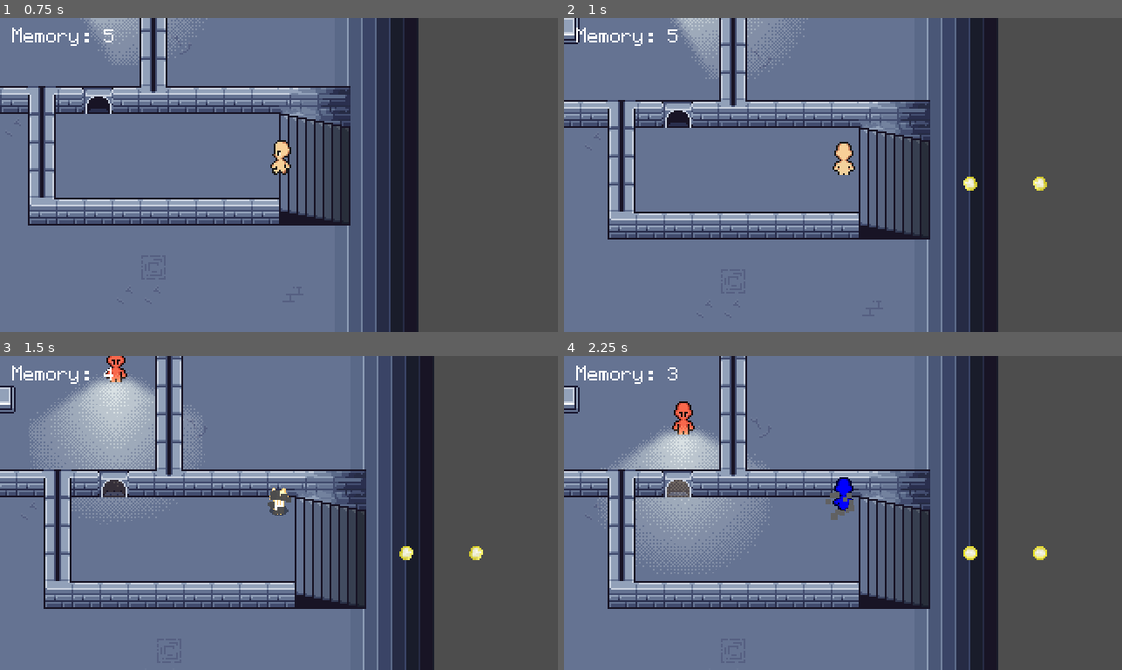
Above: before the commit, frames 1-4 (two rows, left to right).
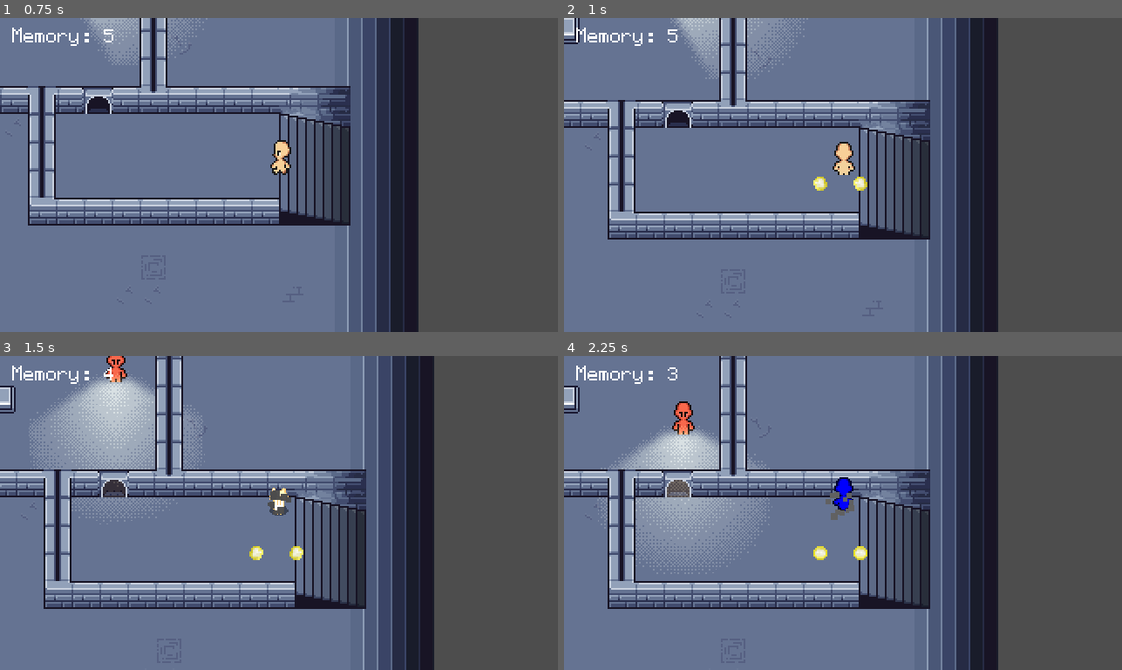
Above: after the commit, the same moments.

Repository: FastEverLast/testgame
Game: Godot game, scene res://scenes/levels/level1.tscn
Two runs of this game, one before a commit and one after it. Both use one fixed random seed, a clock stepped at 60 frames per second and the inputs below. This scene is started directly instead of the project's main scene.
Inputs (mouse positions are in pixels of both pictures, inside the frame that each line leads up to):
- Up to frame 1 (0.75 s): move the mouse to (306, 175) at 0.52 s; hold W (move_up) from 0.53 s (still down); hold 1 (form_base) from 0.53 s (still down)
- Up to frame 2 (1 s): keep holding W (move_up); keep holding 1 (form_base)
- Up to frame 3 (1.5 s): keep holding W (move_up); move the mouse to (251, 513) at 1.27 s; release 1 (form_base) at 1.28 s; tap 3 (form_cat) at 1.35 s
- Up to frame 4 (2.25 s): keep holding W (move_up); move the mouse to (854, 506) at 2.02 s; hold 2 (form_guard) from 2.03 s (still down)

Frame 1 is identical in both runs. In frame 2, 0.3% of the frame differs, in the area x 44-87%, y 50-55%; in frame 3, 0.3%; in frame 4, 0.4%, in the area x 44-87%, y 60-65%.

Commit message:
Fragments++++

Diff:
--- a/scenes/game_state.gd
+++ b/scenes/game_state.gd
@@ -54,6 +54,6 @@
 	wheel_open = false
 	shift_lock = 0
 	hidden_count = 0
-	memory = maxi(memory, 3)
+	# memory = maxi(memory, 3)
 	memory_changed.emit(memory)
 	reading = false
--- a/scenes/levels/exit_level/exit_level.gd
+++ b/scenes/levels/exit_level/exit_level.gd
@@ -9,6 +9,7 @@
 var walk_direction : Vector2
 var walk_time := 0.9
 var _fragment := preload("res://scenes/resources/interactables/fragment/fragment.tscn")
+var _used := false
 
 func _on_body_entered(body):
 	if next_level == "":
@@ -19,30 +20,32 @@
 			_player.talk_direction = Vector2.ZERO
 			GameState.reading = false
 
-			if GameState.memory <= 2:
-				for i in range(1, 5):
-					var new_fragment = _fragment.instantiate()
+			if _used == false:
+				if GameState.memory <= 2:
+					for i in range(1, 5):
+						var new_fragment = _fragment.instantiate()
+						if direction_in == Vector2.LEFT:
+							new_fragment.position = global_position - Vector2((i*23), 0)
+						elif direction_in == Vector2.RIGHT:
+							new_fragment.position = global_position + Vector2((i*23), 0)
+						add_sibling(new_fragment)
+				else:
+					for i in range(1, 3):
+						var new_fragment = _fragment.instantiate()
+						if direction_in == Vector2.LEFT:
+							new_fragment.position = global_position - Vector2((i*23), 0)
+						elif direction_in == Vector2.RIGHT:
+							new_fragment.position = global_position + Vector2((i*23), 0)
+						add_sibling(new_fragment)
 
-					if direction_in == Vector2.LEFT:
-						new_fragment.position = global_position + Vector2((i*40), 0)
-					elif direction_in == Vector2.RIGHT:
-						new_fragment.position = global_position + Vector2((i*-40), 0)
-					add_sibling(new_fragment)
-			else:
-				for i in range(1, 3):
-					var new_fragment = _fragment.instantiate()
-					if direction_in == Vector2.LEFT:
-						new_fragment.position = global_position + Vector2((i*40), 0)
-					elif direction_in == Vector2.RIGHT:
-						new_fragment.position = global_position + Vector2((i*-40), 0)
-					add_sibling(new_fragment)
+			_used = true
 		return
 
 	if locked:
 		return
 	GameState.prepare_next_level()
 	SceneManager.change_level(next_level)
-
+	_used = false
 
 
 func _update_look():
